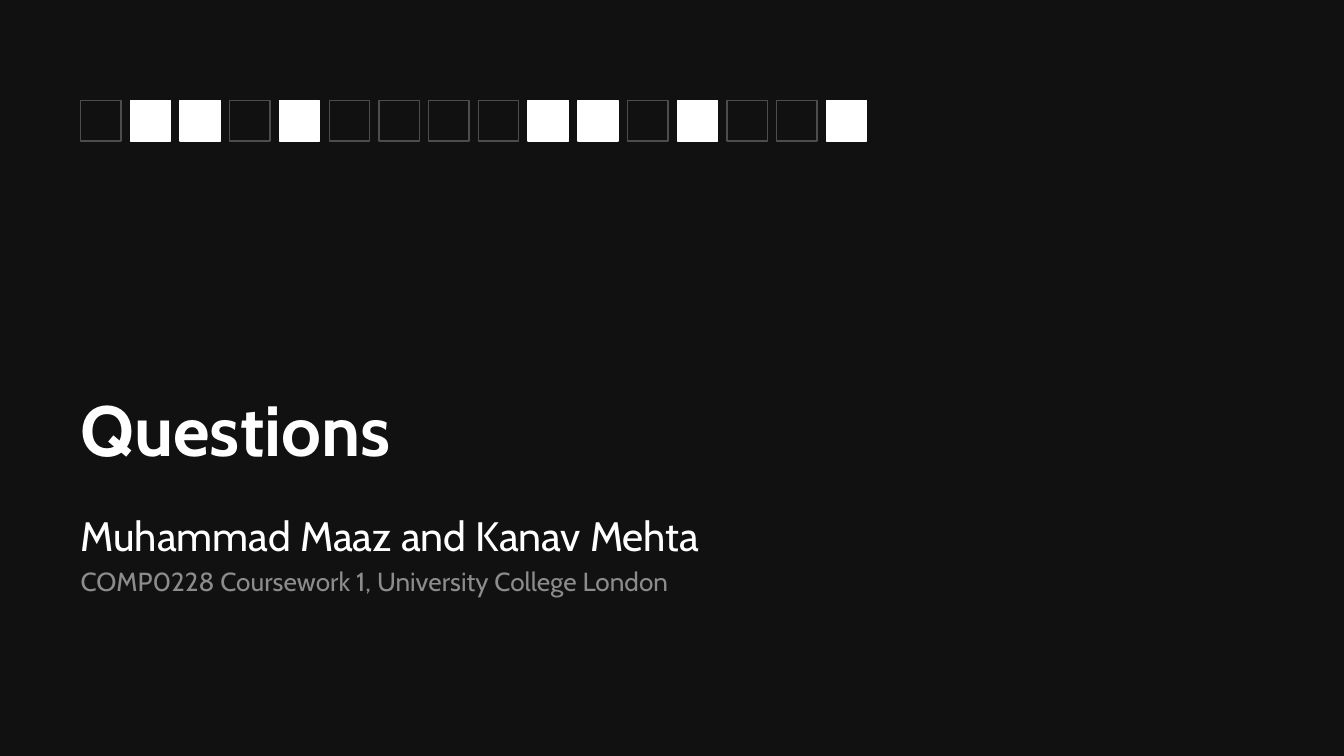
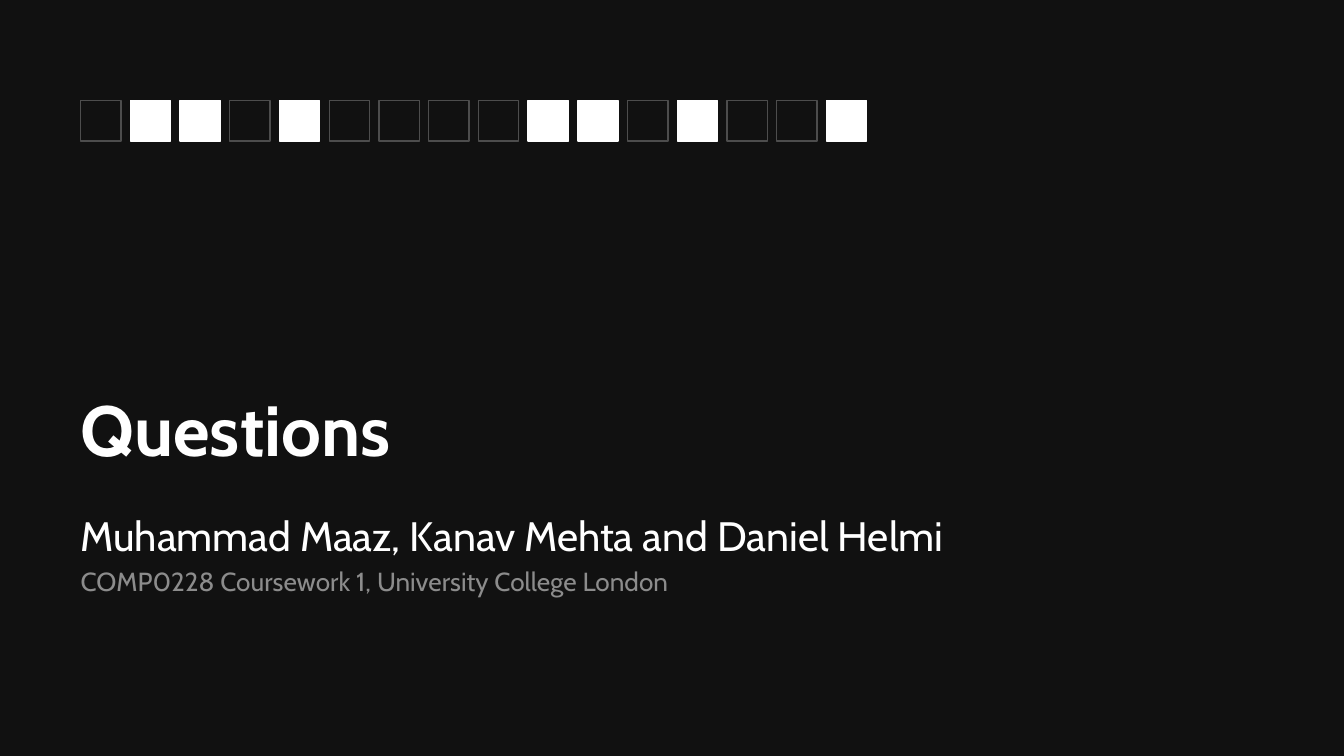
Before and after one commit to MuhammadMaazA/SamplingCW, a slide deck: slide 36 of presentation/gridlink-presentation.pptx. Drawn at 1344x756 pixels with LibreOffice and Linux fonts; fonts in the diff are those of the drawing. Boxes give left, top, right and bottom in pixels: in the first picture for what was removed or moved away, otherwise in the second. Text is boxed around its words. In the diff, an @@ line names an element or a change of style, - is before the commit and + after.

Commit message:
split the talk across three presenters and add Daniel to the slides

```diff
--- a/presentation/gridlink-presentation.pptx
+++ b/presentation/gridlink-presentation.pptx
@@ text at (81, 520, 943, 556): text changed @@
-Muhammad Maaz and Kanav Mehta
+Muhammad Maaz, Kanav Mehta and Daniel Helmi
```
Also in this commit, not shown: 1 other slide changed, 9 other files.
